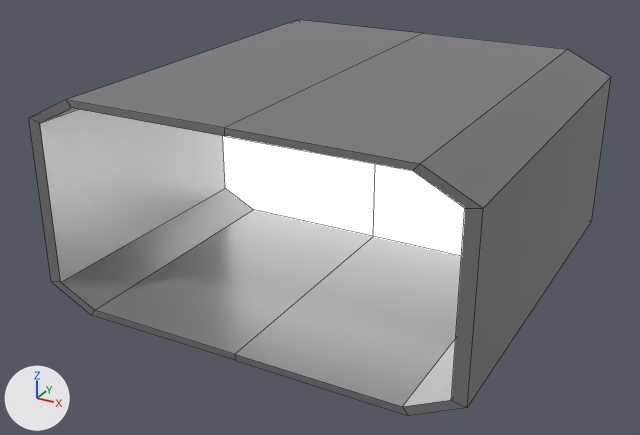
The FBX model Assets/3D Models/Door.fbx: old version first, new version second.
Rendered twice from a 50 mm camera at (11.56, -22.37, 9.64) aimed at (-0.33, -0.76, -1.16). Lighting does not change. The marker at lower left points along +X, +Y and +Z. Mesh edges are drawn as thin lines. Where no turn or scale is listed for an object, it has been applied to the vertices. Vertices at the same position are counted once.

Before the edit, the objects in view are built like this:
```python
me_cube_003 = bpy.data.meshes.new('Cube.003')
me_cube_003.from_pydata(...)  # 212 vertices, 198 faces; spans x -6.39..6.39, y -6.0..6.0, z -3.2..3.2
# faces by material slot: [18, 146, 34]
me_cube_003.materials.append(mat_base)  # white #ffffff
me_cube_003.materials.append(mat_border)  # grey #797979
me_cube_003.materials.append(mat_detail)  # red #ff353b
me_cube_004 = bpy.data.meshes.new('Cube.004')
me_cube_004.from_pydata(...)  # 20 vertices, 14 faces; spans x -6.0..6.0, y -1.01..-0.66, z -3.0..3.0
me_cube_004.materials.append(mat_wall)  # black #000000
ob_backwall = bpy.data.objects.new('BackWall', me_cube_004)
ob_backwall.location = (0.0, 3.39, 0.0)
ob_cubeopen = bpy.data.objects.new('CubeOpen', me_cube_003)
ob_cubeopen.location = (0.0, 0.0, 0.0)
```
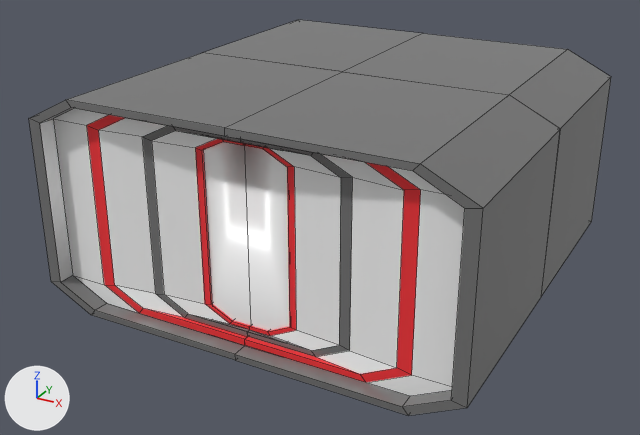
Where the change shows, as pixel boxes (x1, y1, x2, y2) in the pictures (640 x 435 px):
'CubeOpen', reshaped: before (29, 20, 611, 415); after (203, 20, 611, 295)
'CubeClosed', added: after (29, 53, 560, 415)
    faces in mat_border (grey #797979): (29, 53, 560, 415)
    faces in mat_base (white #ffffff): (53, 109, 465, 396)
    faces in mat_detail (red #ff353b): (87, 115, 421, 382)
'BackWall', deleted: before (223, 136, 465, 256)

The change in detail:
me_cube_003 is used by ob_cubeopen; location (0.0, 0.0, 0.0).
me_cube_003 had 212 vertices, 198 faces and spanned x -6.39..6.39, y -6.0..6.0, z -3.2..3.2.
me_cube_003 now has 222 vertices, 208 faces and spans x -6.39..6.39, y 0.0..6.0, z -3.2..3.2.
Part 1, on me_cube_003:
20 vertices are removed from x -6.39..6.39, y -6.0..-5.98, z -3.2..3.2.
30 faces are deleted.
12 vertices are added at x -6.0..6.0, y 0.0..0.02, z -3.2..3.2.
10 new vertices lie (0.0, -4.69, 0.0) away from vertices in x -6.0..6.0, y 4.69, z -3.0..3.0.
8 new vertices lie (0.0, -6.0, 0.0) away from vertices in x -6.39..6.39, y 6.0, z -3.2..3.2.
40 new faces join them, mat_border (grey #797979).
Mesh me_cube_007 is new.
It has 242 vertices, 233 faces and spans x -6.39..6.39, y -6.0..0.0, z -3.2..3.2.
Faces by material slot: [40, 139, 54].
It uses material mat_base (white #ffffff).
It uses material mat_border (grey #797979).
It uses material mat_detail (red #ff353b).
Object 'BackWall' (ob_backwall) is deleted.
Object 'CubeClosed' (ob_cubeclosed) is new; it shows me_cube_007.
Its location is (0.0, 0.0, 0.0).
